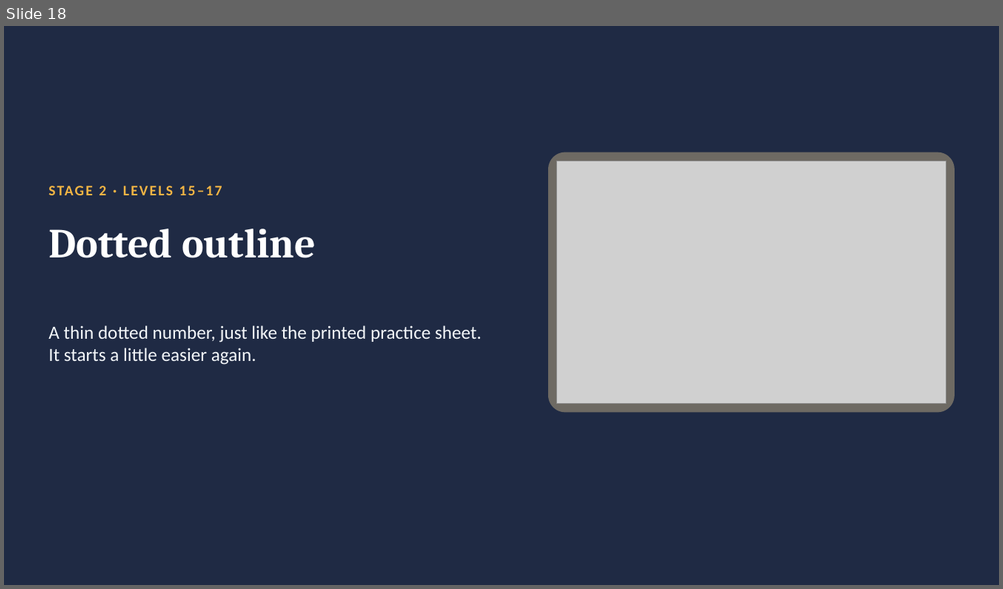
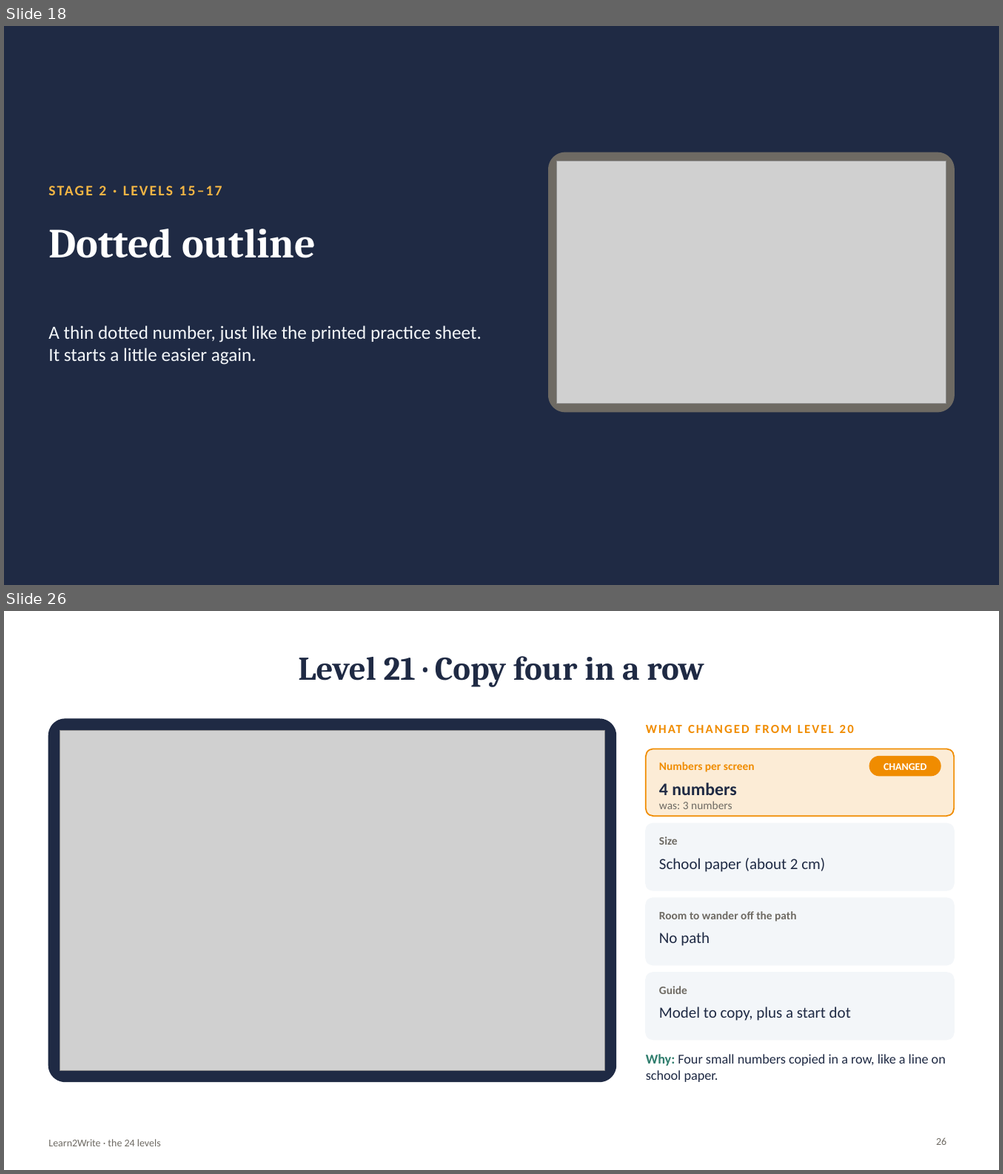
Before and after one commit to kiaanwankhede/Kiaan_Writing, a slide deck: docs/download/Learn2Write-levels.pptx. Shown one above the other, each under a label of ours: slide 18 before the commit, slides 18 and 26 after it; the slides between them are not shown. The pictures are 1003x589 and 1003x1174 pixels, drawn with LibreOffice and Linux fonts; fonts in the diff are those of the drawing; grey boxes stand for pictures. Boxes give left, top, right and bottom in pixels: in the first picture for what was removed or moved away, otherwise in the second. Text is boxed around its words. In the diff, an @@ line names an element or a change of style, - is before the commit and + after.

```diff
--- a/docs/download/Learn2Write-levels.pptx
+++ b/docs/download/Learn2Write-levels.pptx
@@ slide 26 added at <box>4,611,999,1170</box>, background #FFFFFF @@
@@ title added at <box>298,656,703,687</box>, 32 pt, text #1F2A44, bold @@
+Level 21 · Copy four in a row
@@ rounded rectangle added at <box>48,719,616,1082</box>, fill #1F2A44, outline #1F2A44 1 pt @@
@@ text added at <box>646,715,954,741</box>, 12 pt, text #F08C00, bold @@
+WHAT CHANGED FROM LEVEL 20
@@ picture added at <box>60,730,605,1071</box> @@
@@ rounded rectangle added at <box>646,749,954,816</box>, fill #F08C00 at 16% opacity, outline #F08C00 1.25 pt @@
@@ text added at <box>659,762,754,772</box>, 11 pt, text #F08C00, bold @@
+Numbers per screen
@@ rounded rectangle added at <box>870,757,940,776</box>, fill #F08C00, outline #F08C00 1 pt @@
@@ text added at <box>883,763,926,770</box>, 10 pt, text #FFFFFF, bold @@
+CHANGED
@@ text added at <box>659,783,736,795</box>, 17 pt, text #1F2A44, bold @@
+4 numbers
@@ text added at <box>659,801,731,809</box>, 11 pt, text #6E6A63 @@
+was: 3 numbers
@@ rounded rectangle added at <box>646,823,954,891</box>, fill #F3F6F9, outline #F3F6F9 1 pt @@
@@ text added at <box>659,837,677,845</box>, 11 pt, text #6E6A63, bold @@
+Size
@@ text added at <box>659,858,825,872</box>, 15 pt, text #1F2A44 @@
+School paper (about 2 cm)
@@ rounded rectangle added at <box>646,898,954,965</box>, fill #F3F6F9, outline #F3F6F9 1 pt @@
@@ text added at <box>659,911,796,922</box>, 11 pt, text #6E6A63, bold @@
+Room to wander off the path
@@ text added at <box>659,932,709,946</box>, 15 pt, text #1F2A44 @@
+No path
@@ rounded rectangle added at <box>646,973,954,1040</box>, fill #F3F6F9, outline #F3F6F9 1 pt @@
@@ text added at <box>659,986,687,994</box>, 11 pt, text #6E6A63, bold @@
+Guide
@@ text added at <box>659,1007,851,1021</box>, 15 pt, text #1F2A44 @@
+Model to copy, plus a start dot
@@ text added at <box>646,1054,945,1082</box>, 13 pt, text #1F2A44 @@
+Why: Four small numbers copied in a row, like a line on school paper.
@@ text added at <box>48,1139,161,1147</box>, 10 pt, text #6E6A63 @@
+Learn2Write · the 24 levels
@@ page number added at <box>936,1138,946,1145</box>, 10 pt, text #6E6A63 @@
+26
```
Also in this commit, not shown: 27 slides changed, 1 other slide added, 14 other files.
